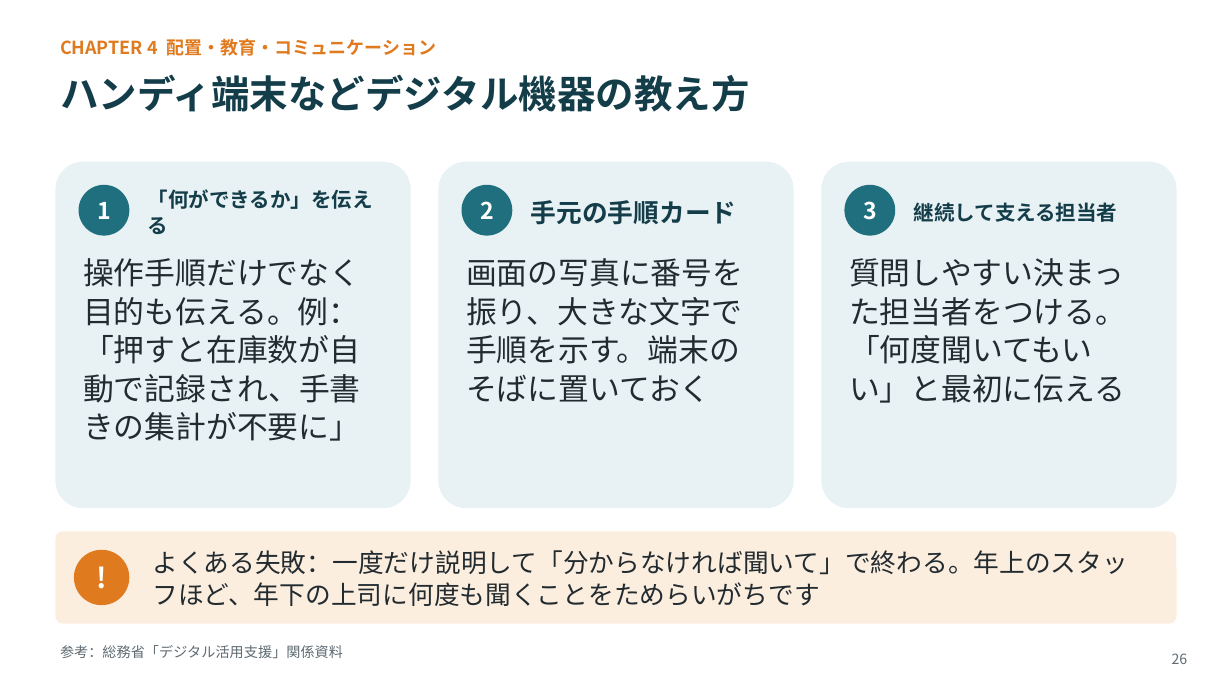
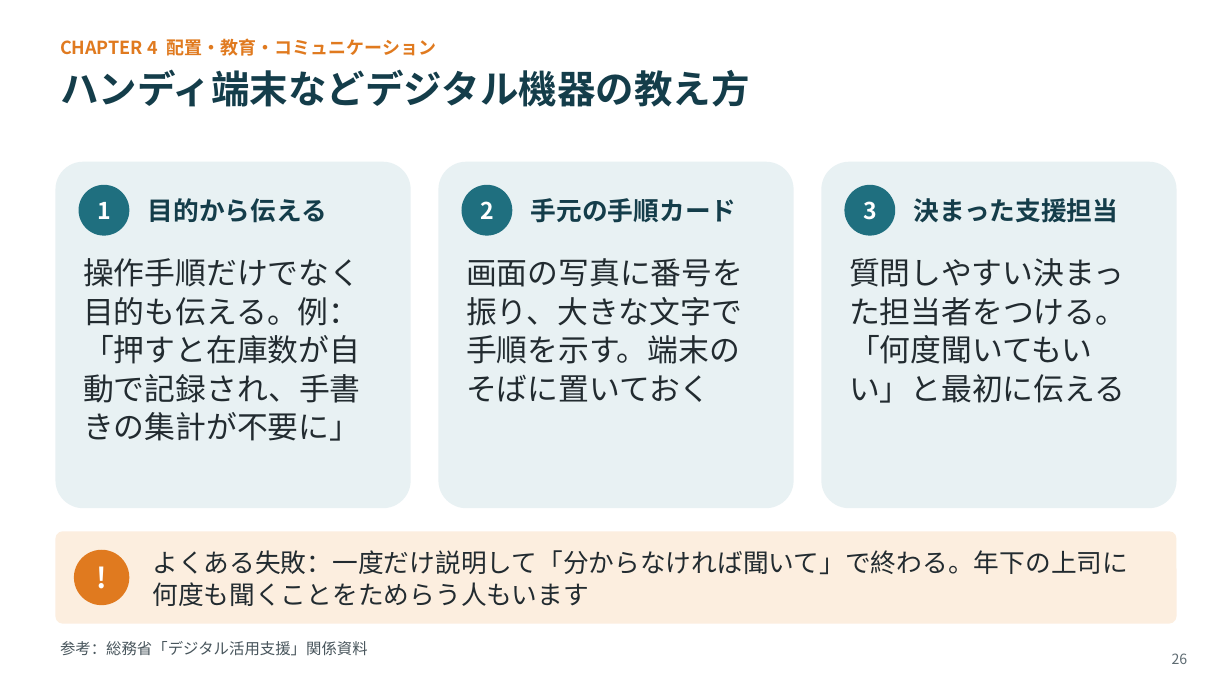
Before and after one commit to lastradezanpano/Udemy, a slide deck: slide 26 of 高齢者雇用研修/物流現場の高齢者雇用_研修スライド_v1.0.pptx. Drawn at 1232x693 pixels with LibreOffice and Linux fonts; fonts in the diff are those of the drawing. Boxes give left, top, right and bottom in pixels: in the first picture for what was removed or moved away, otherwise in the second. Text is boxed around its words. In the diff, an @@ line names an element or a change of style, - is before the commit and + after.

```diff
--- a/高齢者雇用研修/物流現場の高齢者雇用_研修スライド_v1.0.pptx
+++ b/高齢者雇用研修/物流現場の高齢者雇用_研修スライド_v1.0.pptx
@@ text "ハンディ端末などデジタル機器の教え方" at [60,69,750,107]: line spacing 38pt to 34pt @@
@@ text at [148,198,327,223]: text changed; size 16 to 20 pt @@
-「何ができるか」を伝える
+目的から伝える
@@ text "手元の手順カード" at [531,198,737,223]: line spacing 25pt to 23pt @@
@@ text at [914,198,1119,223]: text changed; size 16 to 20 pt @@
-継続して支える担当者
+決まった支援担当
@@ text at [152,550,1128,606]: text changed @@
-よくある失敗：一度だけ説明して「分からなければ聞いて」で終わる。年上のスタッフほど、年下の上司に何度も聞くことをためらいがちです
+よくある失敗：一度だけ説明して「分からなければ聞いて」で終わる。年下の上司に何度も聞くことをためらう人もいます
@@ text "参考：総務省「デジタル活用支援」関係資料" at [60,641,368,656]: size 11 to 12 pt, text colour #5E6B72 to #48555C; line spacing 14pt to 15pt @@
```
Also in this commit, not shown: 37 other slides changed, 3 other files.
